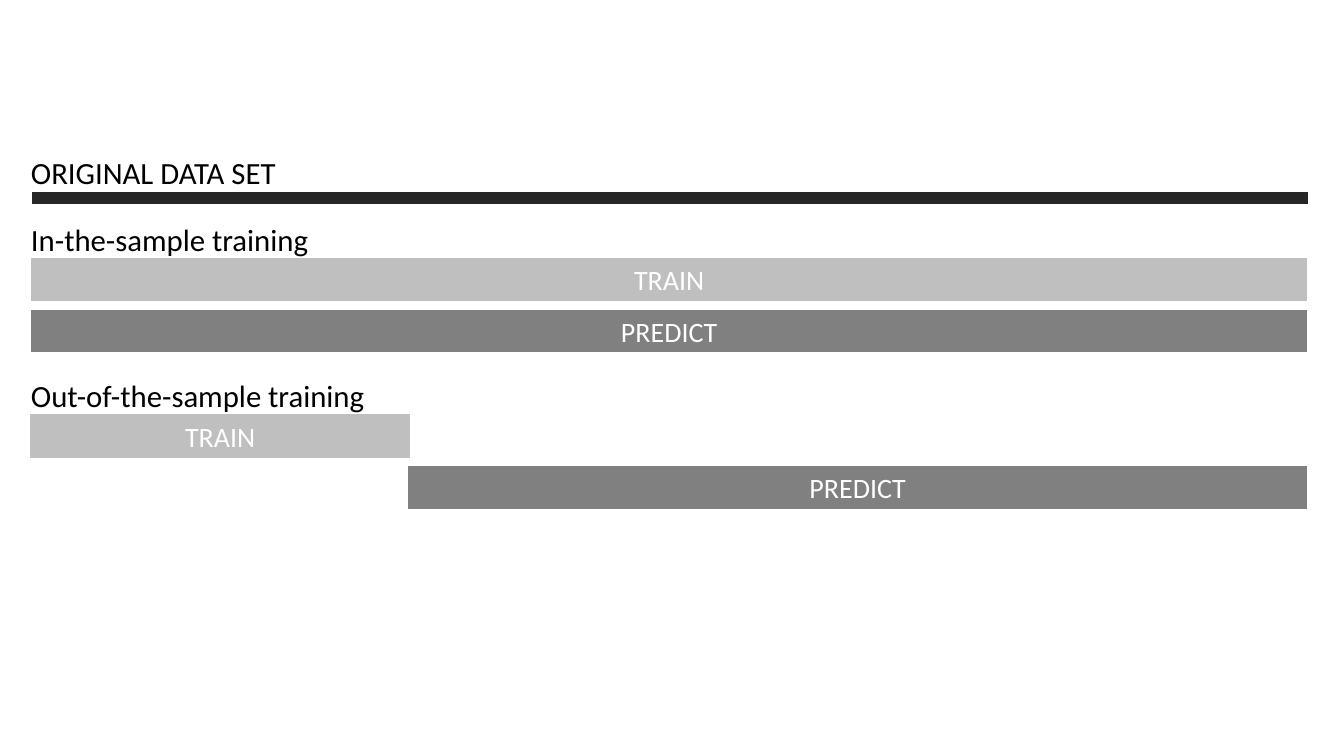
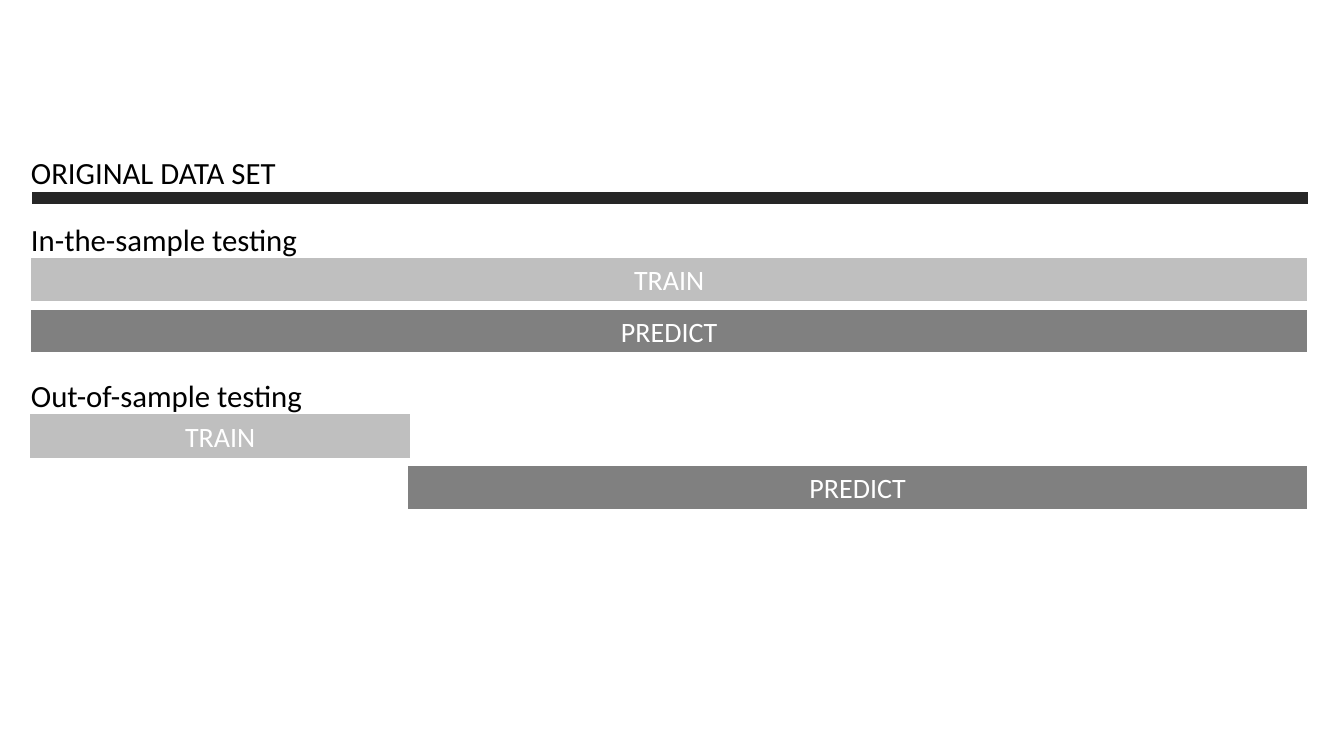
Before and after one commit to josander/Algorithmic-Trading, a slide deck: slide 1 of trainingMethods.pptx. Drawn at 1344x756 pixels with LibreOffice and Linux fonts; fonts in the diff are those of the drawing. Boxes give left, top, right and bottom in pixels: in the first picture for what was removed or moved away, otherwise in the second. Text is boxed around its words. In the diff, an @@ line names an element or a change of style, - is before the commit and + after.

```diff
--- a/trainingMethods.pptx
+++ b/trainingMethods.pptx
@@ text at (31, 229, 297, 259): text changed @@
-In-the-sample training
+In-the-sample testing
@@ text at (31, 385, 302, 415): text changed @@
-Out-of-the-sample training
+Out-of-sample testing
```
Also in this commit, not shown: 10 other files.
